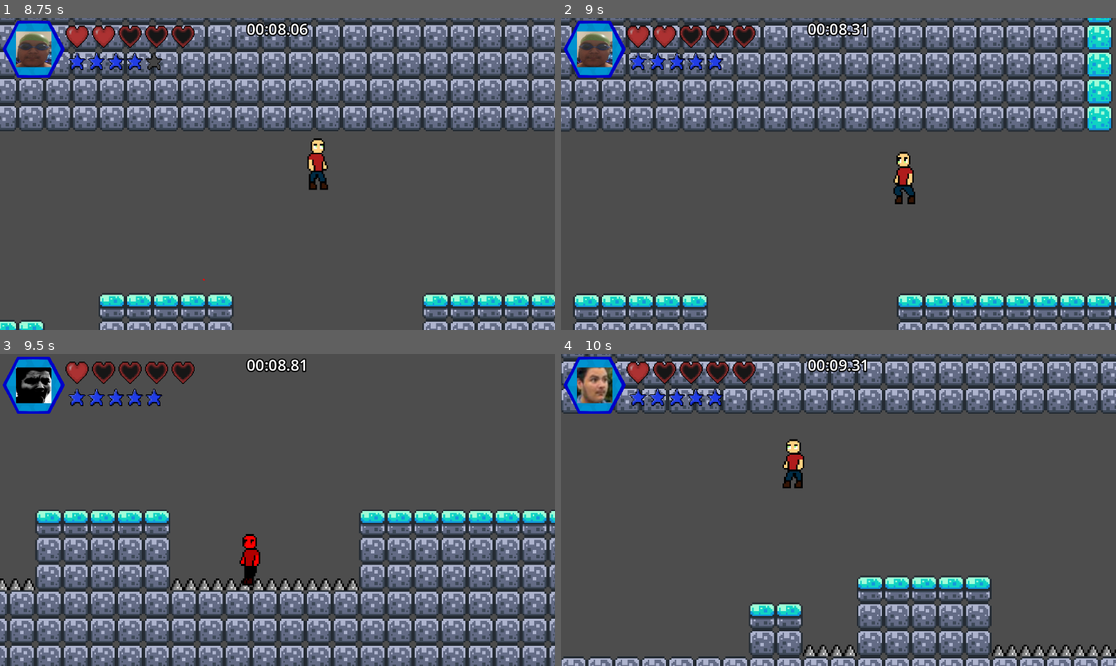
Above: before the commit, frames 1-4 (two rows, left to right).
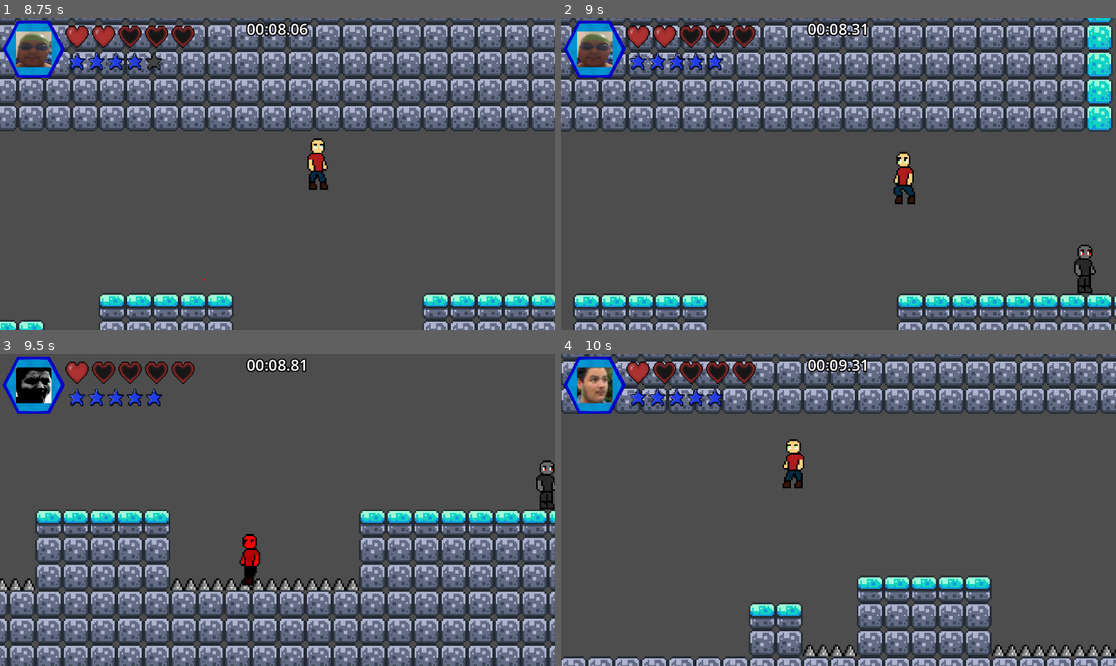
Above: after the commit, the same moments.

Repository: EduTOdev/BlockWorld
Game: Godot game, scene res://Stage/game.tscn
Same seed, same stepped clock (60 frames per second), same inputs: the game is played once before the commit and once after it.
Inputs (mouse positions are in pixels of both pictures, inside the frame that each line leads up to):
- Up to frame 1 (8.75 s): click "Start" at 0.5 s; tap Enter (ui_accept) at 1.25, 1.52, 2.27, 3.77, 4.52, 5.27, 6.77, 7.52, 8.27 s; move the mouse to (249, 236) at 1.27 s; hold Shift (Dash) 1.28-2.03 s; hold Right (ui_right) 1.28-2.78 s; click (249, 236) at 1.42 s; move the mouse to (444, 220) at 2.02 s; tap F (Heal) every 1.5 s from 2.1 to 8.1 s; move the mouse to (111, 127) at 2.77 s; hold Shift (Dash) 2.78-3.53 s; hold Left (ui_left) 2.78-5.03 s; move the mouse to (305, 174) at 3.52 s; click (305, 174) at 3.67 s; move the mouse to (194, 96) at 4.27 s; hold Shift (Dash) 4.28-5.03 s; move the mouse to (399, 158) at 5.02 s; hold Right (ui_right) from 5.03 s (still down); move the mouse to (166, 189) at 5.77 s; hold Shift (Dash) 5.78-6.53 s; click (166, 189) at 5.92 s; move the mouse to (333, 105) at 6.52 s; move the mouse to (249, 236) at 7.27 s; hold Shift (Dash) 7.28-8.03 s; move the mouse to (444, 220) at 8.02 s; click (444, 220) at 8.17 s
- Up to frame 2 (9 s): move the mouse to (672, 127) at 8.77 s; release Right (ui_right) at 8.78 s; hold Left (ui_left) from 8.78 s (still down); hold Shift (Dash) from 8.78 s (still down)
- Up to frame 3 (9.5 s): keep holding Left (ui_left); keep holding Shift (Dash)
- Up to frame 4 (10 s): keep holding Left (ui_left); move the mouse to (866, 510) at 9.52 s; release Shift (Dash) at 9.53 s; tap F (Heal) at 9.6 s; tap Enter (ui_accept) at 9.77 s

Frame 1 is identical in both runs. In frame 2, 0.4% of the frame differs, in the area x 92-97%, y 72-89%; in frame 3, 0.4%; in frame 4, nothing differs.

Commit message:
Parche a fatal error del enemy

Diff:
--- a/testmetodologiasagiles/Enemy/enemy.gd
+++ b/testmetodologiasagiles/Enemy/enemy.gd
@@ -31,7 +31,8 @@
 func start_jump_charge():
 	target_position = Gamestate.player.global_position
 	is_charging = true
-	$AnimatedSprite2D.flip_h = target_position.x < global_position.x
+	if !dead:
+		$AnimatedSprite2D.flip_h = target_position.x < global_position.x
 	await get_tree().create_timer(2.0).timeout
 	perform_jump()
 
--- a/testmetodologiasagiles/Stage/Tutorial/Tutorial.tscn
+++ b/testmetodologiasagiles/Stage/Tutorial/Tutorial.tscn
@@ -1,9 +1,10 @@
-[gd_scene load_steps=9 format=4 uid="uid://dg0eixnmu7lg2"]
+[gd_scene load_steps=10 format=4 uid="uid://dg0eixnmu7lg2"]
 
 [ext_resource type="Texture2D" uid="uid://biqhb3t8cfne" path="res://Sprites/world_tileset.png" id="1_3v7io"]
 [ext_resource type="Script" uid="uid://cclx6ebr2e5cb" path="res://Stage/Tutorial/tutorial.gd" id="1_vdi1v"]
 [ext_resource type="PackedScene" uid="uid://bto1xpbaylbny" path="res://Stage/Checkpoint/Checkpoint.tscn" id="2_teh6k"]
 [ext_resource type="PackedScene" uid="uid://eei8mg70g8mv" path="res://Stage/Door/Door.tscn" id="3_8xyju"]
+[ext_resource type="PackedScene" uid="uid://g0jxkqkv1its" path="res://Enemy/Enemy.tscn" id="5_f0bev"]
 
 [sub_resource type="PhysicsMaterial" id="PhysicsMaterial_vdi1v"]
 
@@ -199,3 +200,6 @@
 position = Vector2(600, -288)
 
 [node name="Enemys" type="Node2D" parent="."]
+
+[node name="Enemy" parent="." instance=ExtResource("5_f0bev")]
+position = Vector2(367, 0)
